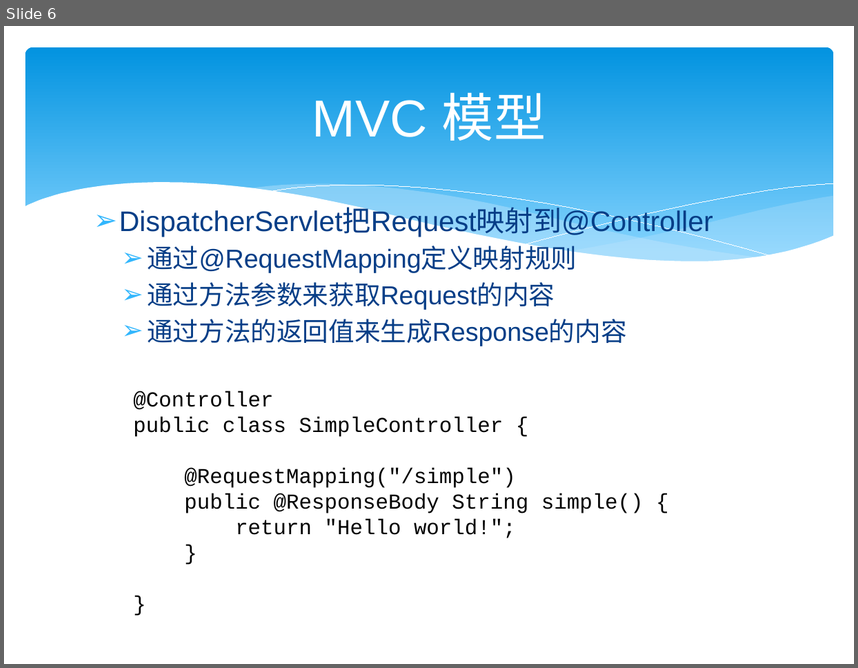
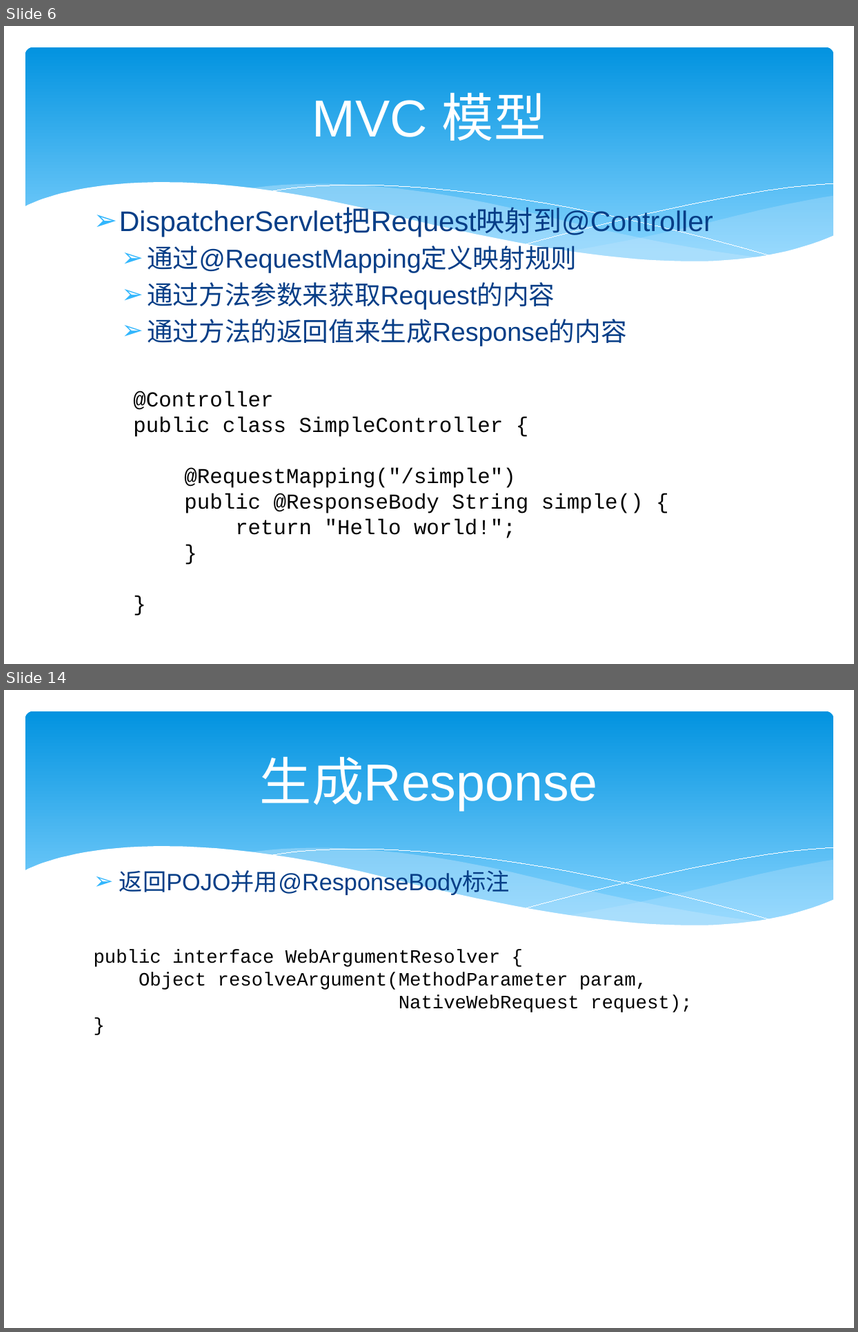
Before and after one commit to zjumty/spring-mvc-showcase, a slide deck: SpringMVC3.pptx. Shown one above the other, each under a label of ours: slide 6 before the commit, slides 6 and 14 after it; the slides between them are not shown. The pictures are 858x668 and 858x1332 pixels, drawn with LibreOffice and Linux fonts; fonts in the diff are those of the drawing. Boxes give left, top, right and bottom in pixels: in the first picture for what was removed or moved away, otherwise in the second. Text is boxed around its words. In the diff, an @@ line names an element or a change of style, - is before the commit and + after.

```diff
--- a/SpringMVC3.pptx
+++ b/SpringMVC3.pptx
@@ slide 14 added at [4,690,854,1328], background #FFFFFF; not listed: 6 template elements that a slide beside it also shows @@
@@ title added at [260,757,598,811], 44 pt, text #FFFFFF @@
+生成Response
@@ text added at [119,867,510,897], 20 pt, text #073E87 @@
+➢ 返回POJO并用@ResponseBody标注
@@ text added at [94,949,692,1012], 16 pt, text #000000 @@
+public interface WebArgumentResolver {
+Object resolveArgument(MethodParameter param,
+NativeWebRequest request);
+}
```
Also in this commit, not shown: 1 slide changed, 8 other slides added.
